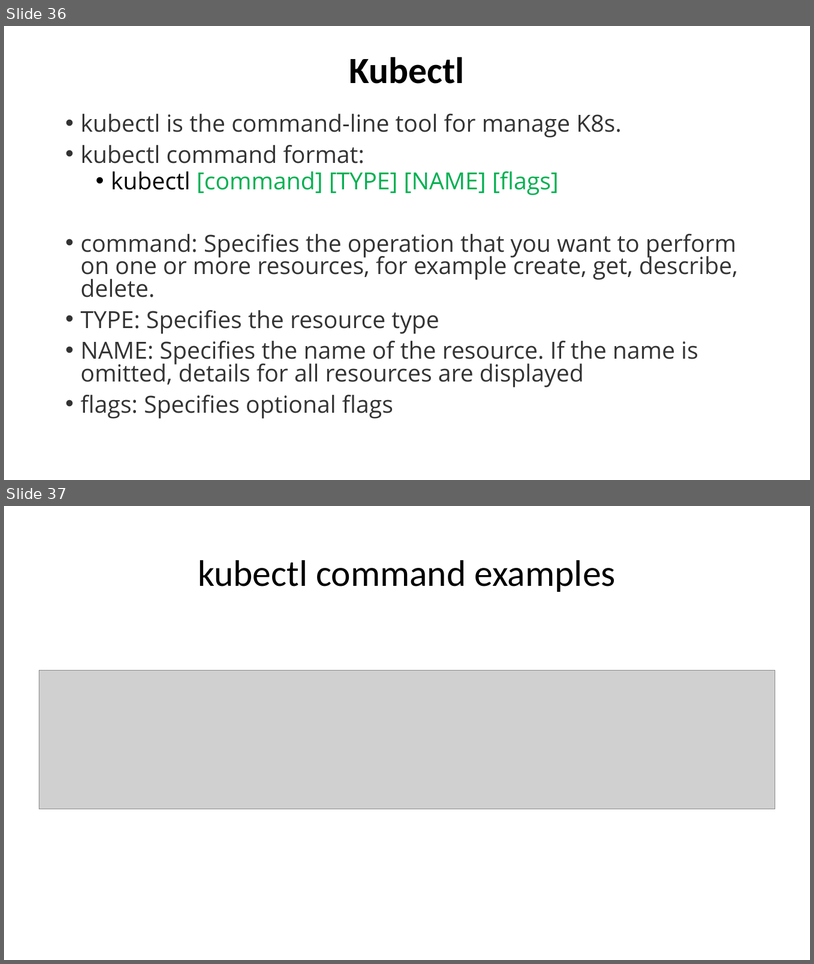
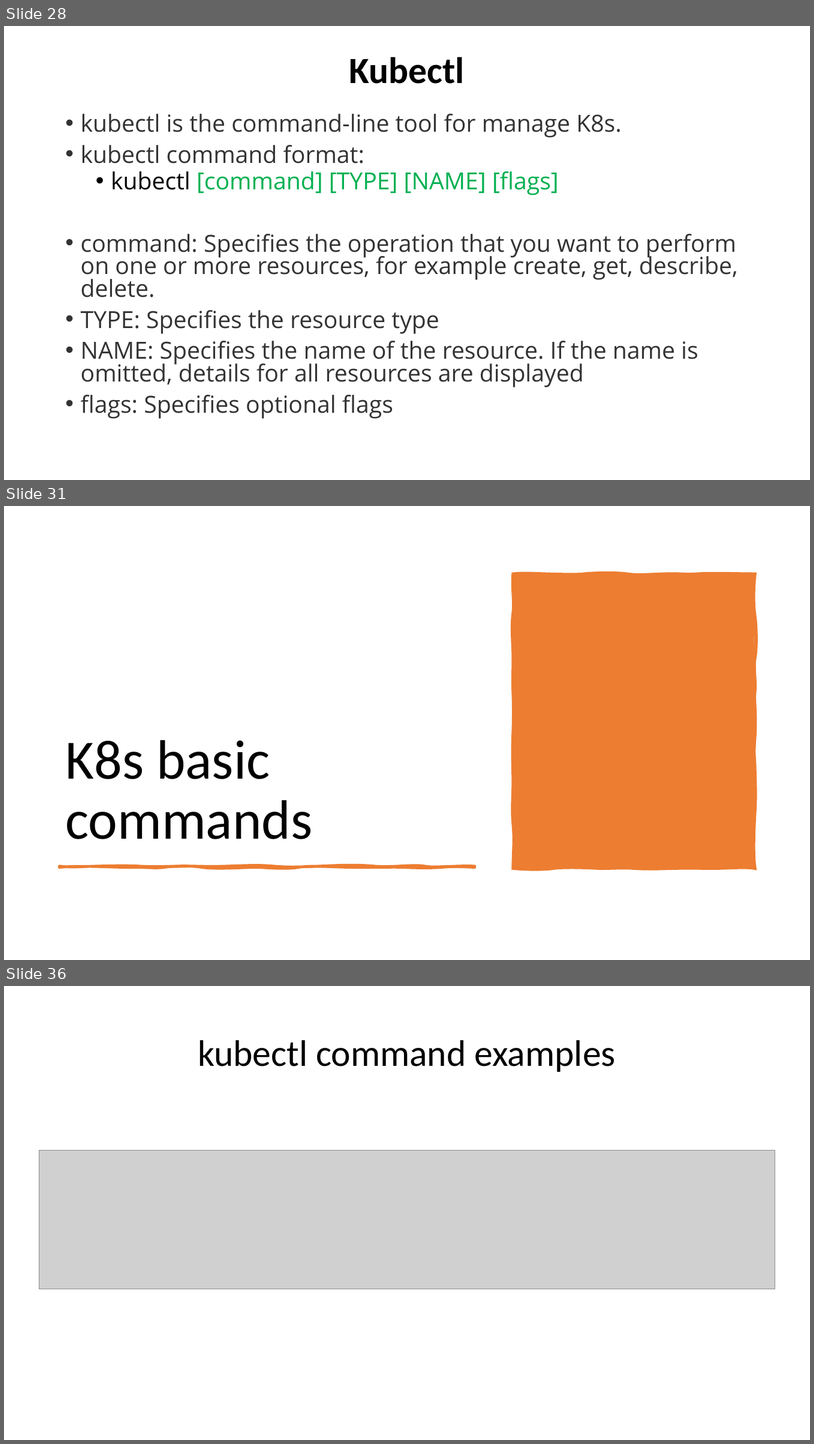
Before and after one commit to eylonmalin/k8s-training, a slide deck: day-1/Using Kubernetes Day 1.pptx. Shown one above the other, each under a label of ours: slides 36 and 37 before the commit, slides 28, 31 and 36 after it; the slides between them are not shown. The pictures are 814x964 and 814x1444 pixels, drawn with LibreOffice and Linux fonts; fonts in the diff are those of the drawing; grey boxes stand for pictures. Boxes give left, top, right and bottom in pixels: in the first picture for what was removed or moved away, otherwise in the second. Text is boxed around its words. In the diff, an @@ line names an element or a change of style, - is before the commit and + after.

```diff
--- a/day-1/Using Kubernetes Day 1.pptx
+++ b/day-1/Using Kubernetes Day 1.pptx
@@ slide 31 added at [4, 506, 810, 960], background #FFFFFF @@
@@ freeform shape added at [514, 574, 755, 868], fill #ED7D31, outline #ED7D31 4.5 pt @@
@@ title added at [65, 740, 312, 839], 66 pt, text #000000 @@
+K8s basic commands
@@ freeform shape added at [60, 866, 475, 867], fill #ED7D31, outline #ED7D31 3.25 pt @@
@@ what was slide 36 is now slide 28 @@
@@ what was slide 37 is now slide 36 @@
```
Also in this commit, not shown: 16 slides changed, 9 other slides added, 2 slides removed.
